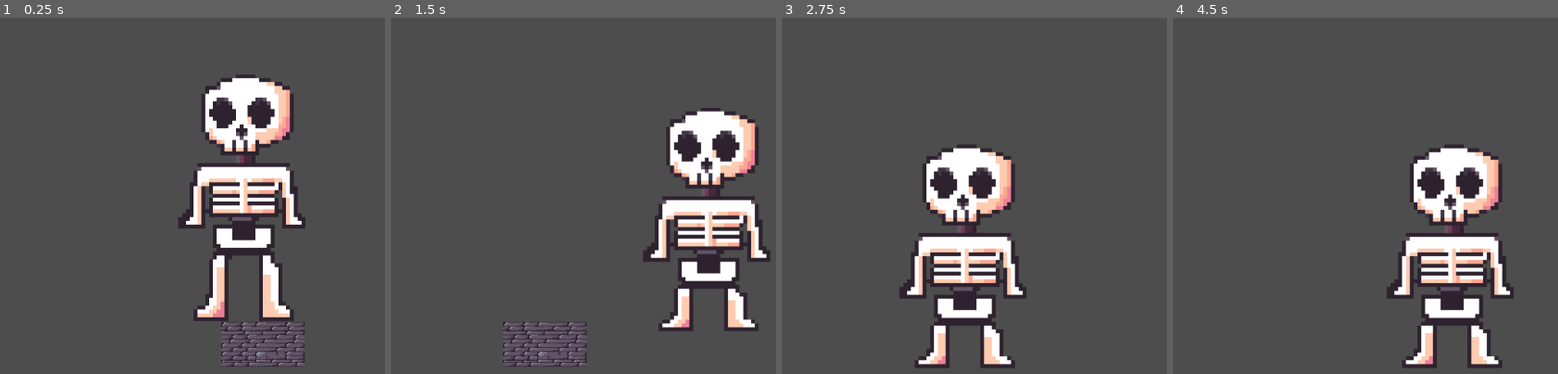
Above: before the commit, frames 1-4 (left to right).
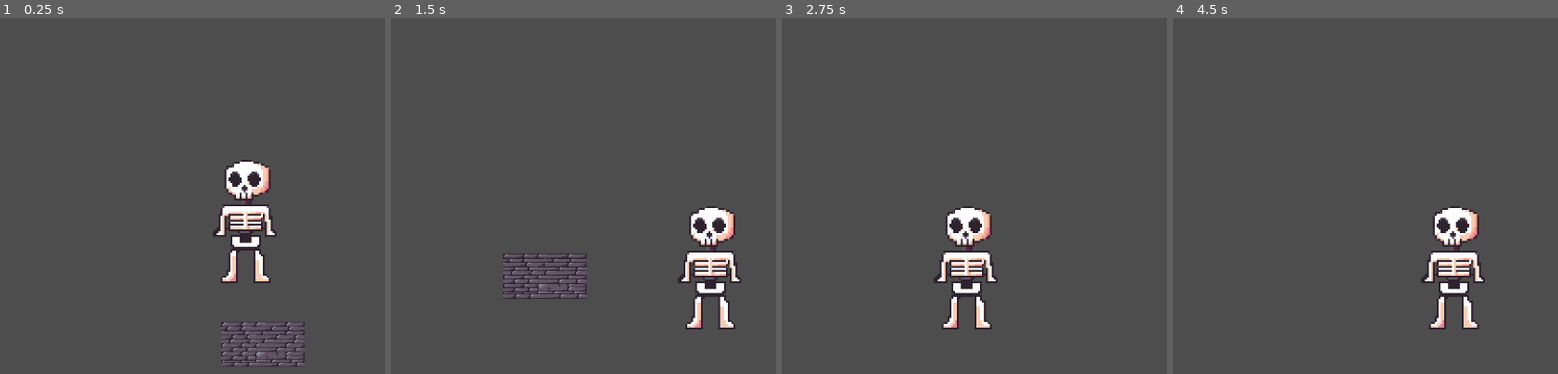
Above: after the commit, the same moments.

Repository: Hexalikk/Mini-Jame-Gam-55
Game: Godot game, scene res://scenes/main.tscn
Same seed, same stepped clock (60 frames per second), same inputs: the game is played once before the commit and once after it.
Inputs:
- Up to frame 1 (0.25 s): no input
- Up to frame 2 (1.5 s): hold Space (jump) 0.53-1.28 s; hold Right (ui_right) from 0.53 s (still down); tap E (throw a bone) at 1.35 s
- Up to frame 3 (2.75 s): tap Space (jump) at 1.52, 1.55, 1.82 s; release Right (ui_right) at 2.03 s; hold Left (ui_left) from 2.03 s (still down); hold Space (jump) from 2.03 s (still down)
- Up to frame 4 (4.5 s): release Left (ui_left) at 2.78 s; release Space (jump) at 2.78 s; hold Right (ui_right) 2.78-4.28 s; tap E (throw a bone) at 2.85, 4.35 s; tap Space (jump) at 3.02, 3.05, 3.32 s; hold Space (jump) 3.53-4.28 s; tap Enter at 4.25 s; hold Left (ui_left) from 4.28 s (still down)

The runs differ from the first frame. In frame 1, 12% of the frame differs, in the area x 46-80%, y 15-86%; in frame 2, 14%, in the area x 29-99%, y 25-98%; in frame 3, 11%; in frame 4, 11%.

Commit message:
refactor

Diff:
--- a/stronger-bones/scenes/player.tscn
+++ b/stronger-bones/scenes/player.tscn
@@ -58,6 +58,7 @@
 
 [node name="Player" type="CharacterBody2D" unique_id=939722360]
 position = Vector2(206, 159)
+scale = Vector2(0.5, 0.5)
 
 [node name="CollisionShape2D" type="CollisionShape2D" parent="." unique_id=1092267375]
 position = Vector2(-4, -5)
@@ -70,5 +71,4 @@
 
 [node name="AnimatedSprite2D" type="AnimatedSprite2D" parent="." unique_id=1552383906]
 sprite_frames = SubResource("SpriteFrames_jej6c")
-animation = &"throw_body"
 speed_scale = 0.5
--- a/stronger-bones/scripts/player.gd
+++ b/stronger-bones/scripts/player.gd
@@ -21,28 +21,21 @@
 	HEAD
 }
 
+
 func _physics_process(delta: float) -> void:
 	# Add the gravity.
-	if is_on_floor() and velocity.x == 0 and not Input.is_action_pressed("jump"):
-		if (_state == STATE.NORMAL):
-			animated_sprite.play("default")
-		if (_state == STATE.NO_LEGS):
-			animated_sprite.play("throw_legs")
-		if (_state == STATE.HEAD):
-			animated_sprite.play("throw_body")
+	update_animations()
 
 	if not is_on_floor():
 		velocity += get_gravity() * delta
 
 	if Input.is_action_pressed("jump") and is_on_floor():
-		animated_sprite.play("jump_left")
 		heldFrameCounter += 1
 		if heldFrameCounter > 50:
 			heldFrameCounter = 51
 			isHeldEnough = true
 
 	if Input.is_action_just_released("jump") and is_on_floor():
-		animated_sprite.play("jump_left")
 		if isHeldEnough == true && _state == STATE.NORMAL :
 			velocity.y += JUMP_VELOCITY*2
 			isHeldEnough = false
@@ -55,7 +48,6 @@
 			velocity.y += JUMP_VELOCITY
 		else:
 			velocity.y += SKULL_JUMP_VELOCITY
-
 
 	if Input.is_action_just_released("throw a bone"):
 		match(_state):
@@ -77,3 +69,17 @@
 		velocity.x = move_toward(velocity.x, 0, SPEED)
 
 	move_and_slide()
+
+func update_animations() -> void:
+
+	if not is_on_floor() and velocity.y < 0:
+		if _state != STATE.HEAD:
+			animated_sprite.play("jump_left")
+
+	elif is_on_floor() and velocity.x == 0 and not Input.is_action_pressed("jump"):
+		if _state == STATE.NORMAL:
+			animated_sprite.play("default")
+		elif _state == STATE.NO_LEGS:
+			animated_sprite.play("throw_legs")
+		elif _state == STATE.HEAD:
+			animated_sprite.play("throw_body")
